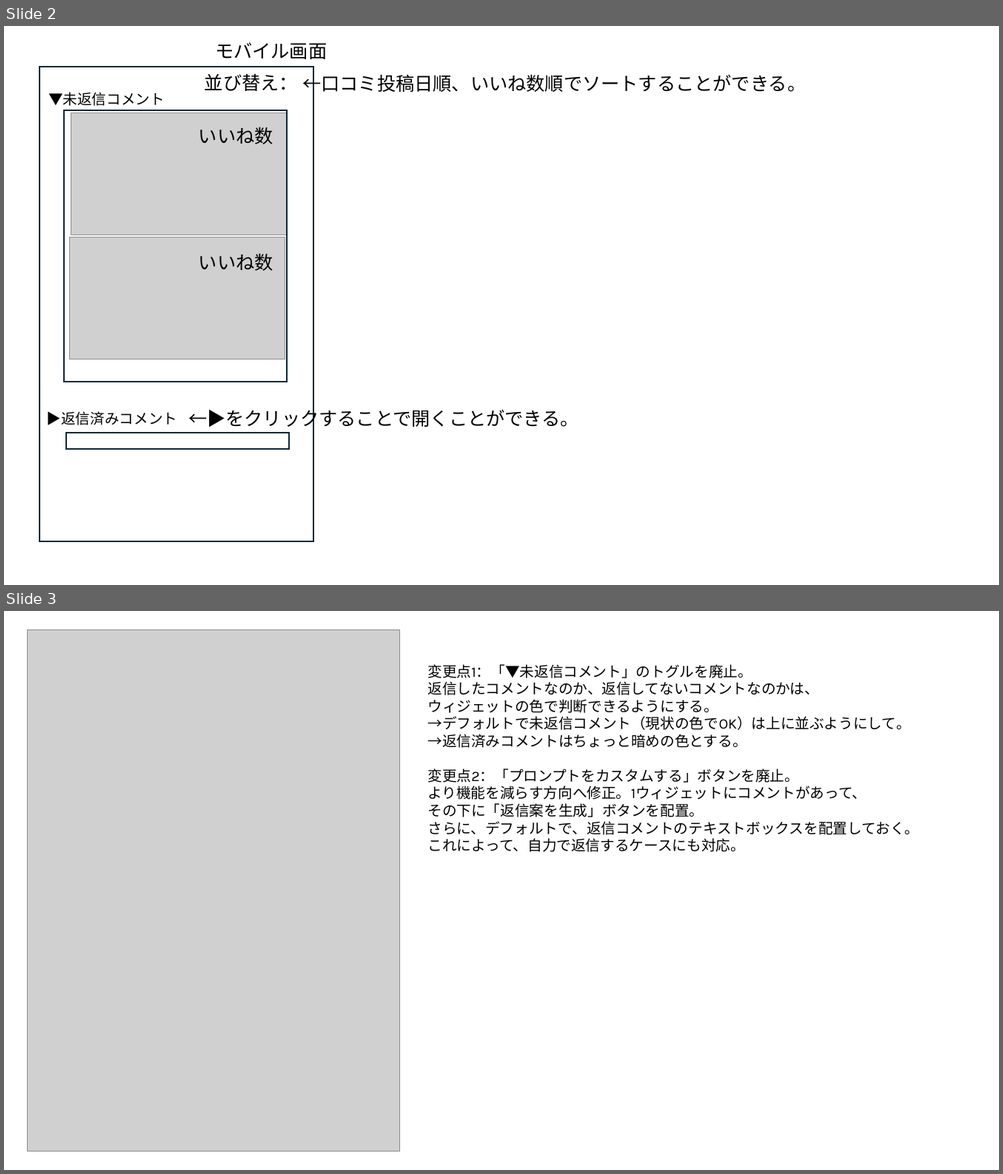
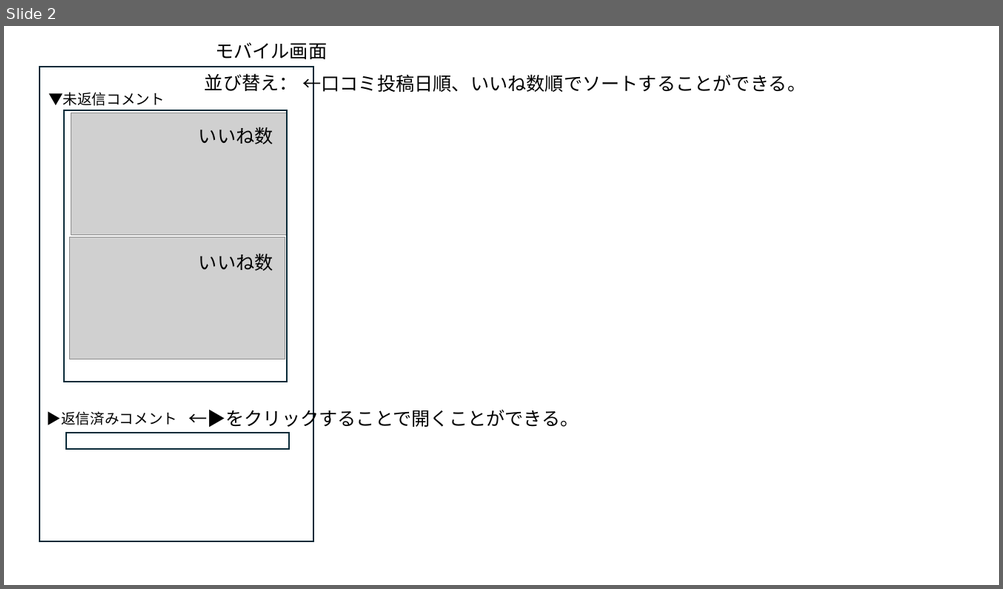
Before and after one commit to yuyuyupoke/ReplyAI, a slide deck: documens/ReplyAI画面ドラフト.pptx. Shown one above the other, each under a label of ours: slides 2 and 3 before the commit, slide 2 after it. The pictures are 1003x1174 and 1003x589 pixels, drawn with LibreOffice and Linux fonts; fonts in the diff are those of the drawing; grey boxes stand for pictures. Boxes give left, top, right and bottom in pixels: in the first picture for what was removed or moved away, otherwise in the second. Text is boxed around its words. In the diff, an @@ line names an element or a change of style, - is before the commit and + after.

```diff
--- a/documens/ReplyAI画面ドラフト.pptx
+++ b/documens/ReplyAI画面ドラフト.pptx
@@ slide 3 removed at box(4, 611, 999, 1170), background #FFFFFF @@
@@ picture removed at box(27, 629, 399, 1152) @@
@@ text removed at box(427, 664, 919, 852) @@
-変更点1：「▼未返信コメント」のトグルを廃止。
-返信したコメントなのか、返信してないコメントなのかは、
-ウィジェットの色で判断できるようにする。
-→デフォルトで未返信コメント（現状の色でOK）は上に並ぶようにして。
-→返信済みコメントはちょっと暗めの色とする。
-変更点2：「プロンプトをカスタムする」ボタンを廃止。
-より機能を減らす方向へ修正。1ウィジェットにコメントがあって、
-その下に「返信案を生成」ボタンを配置。
-さらに、デフォルトで、返信コメントのテキストボックスを配置しておく。
-これによって、自力で返信するケースにも対応。
```
Also in this commit, not shown: 3 slides added, 10 other files.
